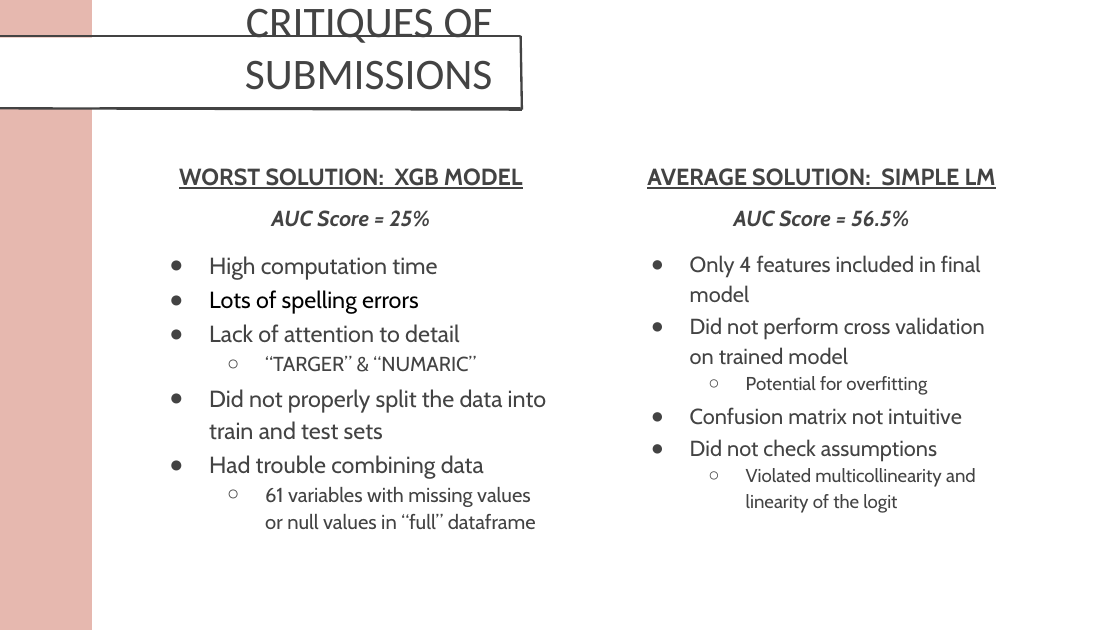
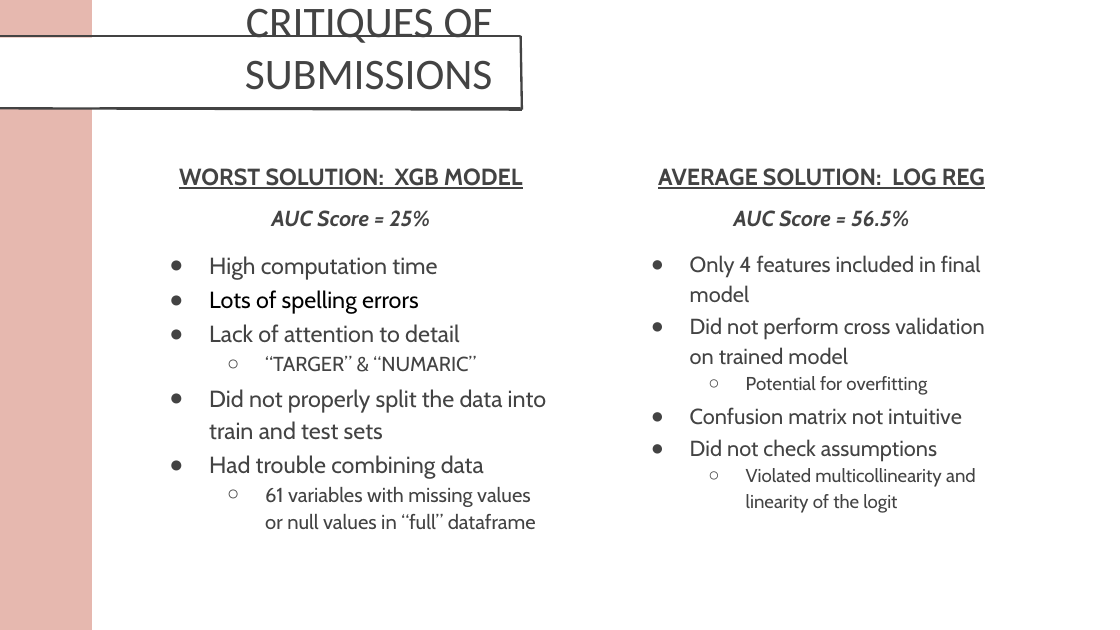
Before and after one commit to mlb12/Team-12-TP02, a slide deck: slide 5 of Team 12 Final Presentation.pptx. Drawn at 1120x630 pixels with LibreOffice and Linux fonts; fonts in the diff are those of the drawing. Boxes give left, top, right and bottom in pixels: in the first picture for what was removed or moved away, otherwise in the second. Text is boxed around its words. In the diff, an @@ line names an element or a change of style, - is before the commit and + after.

```diff
--- a/Team 12 Final Presentation.pptx
+++ b/Team 12 Final Presentation.pptx
@@ text at bbox=[658, 168, 985, 189]: text changed @@
-AVERAGE SOLUTION: SIMPLE LM
+AVERAGE SOLUTION: LOG REG
```
Also in this commit, not shown: 1 other slide changed.
